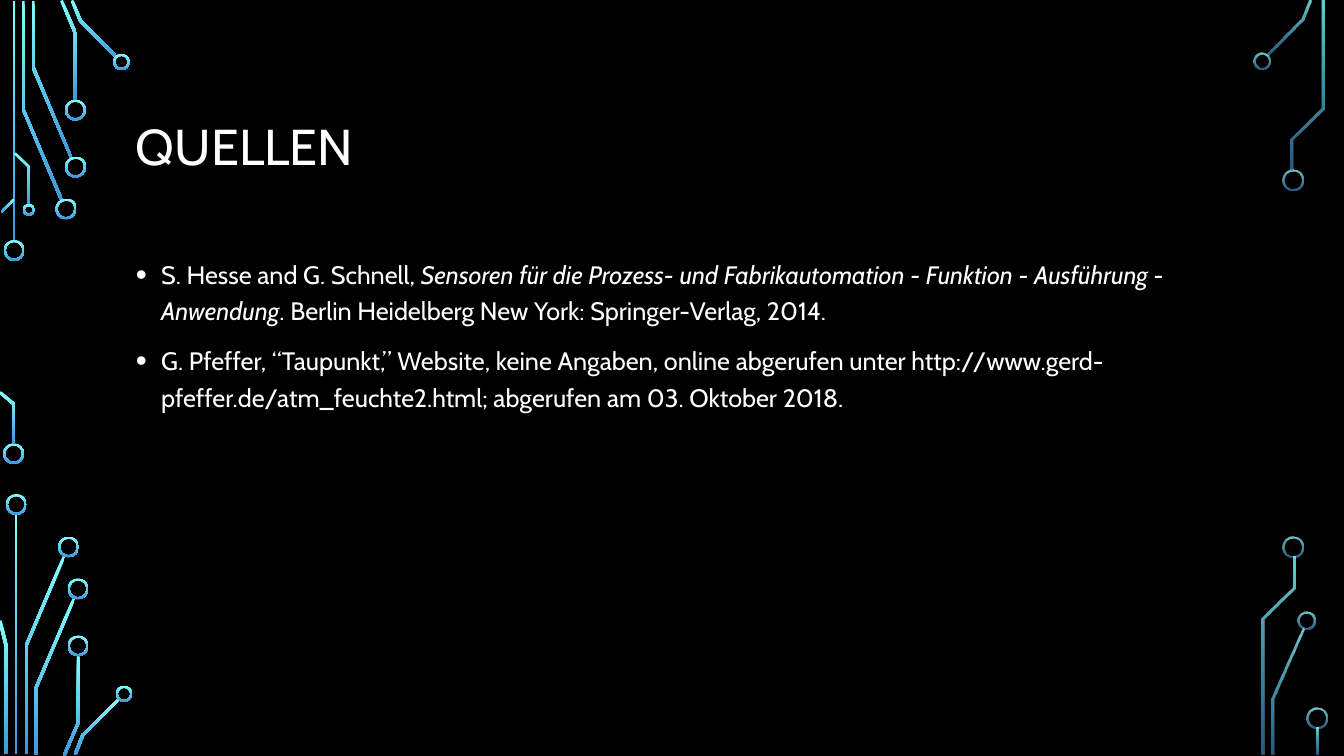
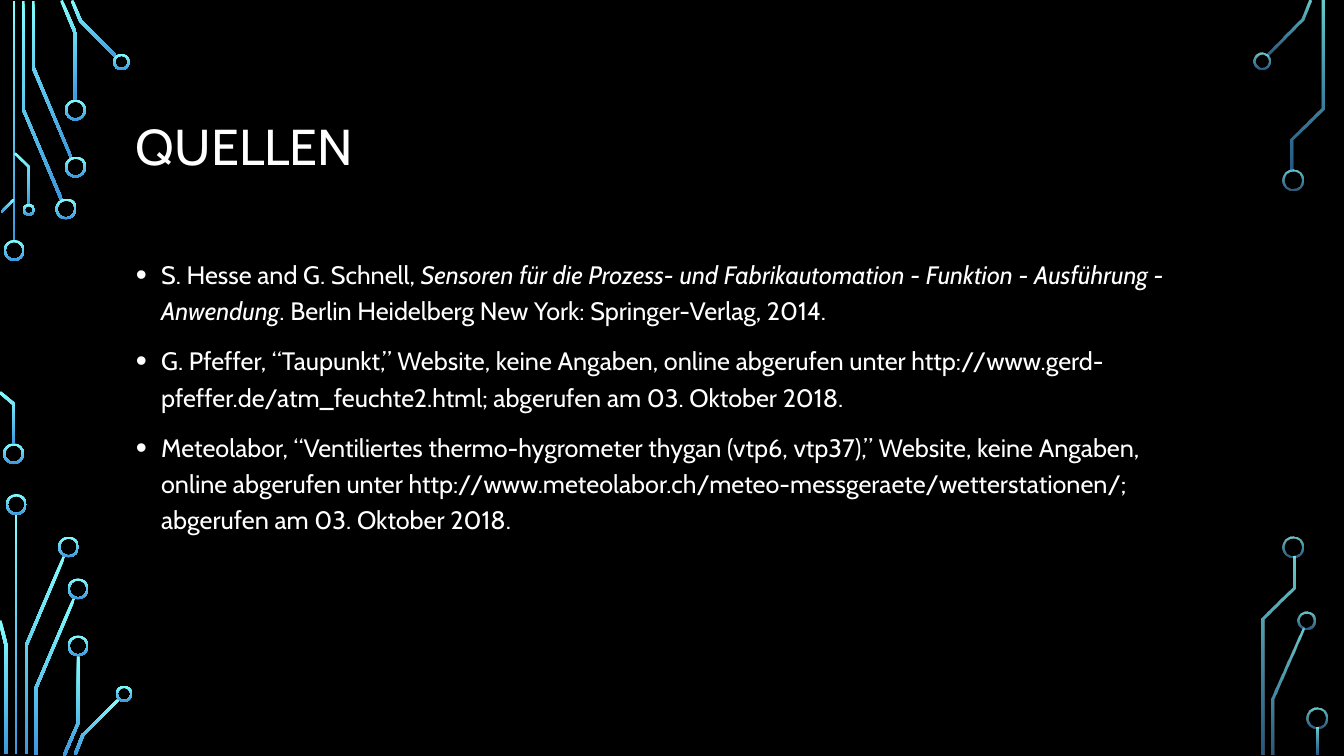
Before and after one commit to AndresMinder/factsheet, a slide deck: slide 13 of LuftfeuchtigkeitssensorenPP.pptx. Drawn at 1344x756 pixels with LibreOffice and Linux fonts; fonts in the diff are those of the drawing; background and template pictures are left out. Boxes give left, top, right and bottom in pixels: in the first picture for what was removed or moved away, otherwise in the second. Text is boxed around its words. In the diff, an @@ line names an element or a change of style, - is before the commit and + after.

Commit message:
Quelle hinzugefügt
Meteolabor, Thygan

```diff
--- a/LuftfeuchtigkeitssensorenPP.pptx
+++ b/LuftfeuchtigkeitssensorenPP.pptx
@@ text at [161, 438, 1140, 536]: paragraph added @@
+• Meteolabor, “Ventiliertes thermo-hygrometer thygan (vtp6, vtp37),” Website, keine Angaben, online abgerufen unter http://www.meteolabor.ch/meteo-messgeraete/wetterstationen/; abgerufen am 03. Oktober 2018.
```
